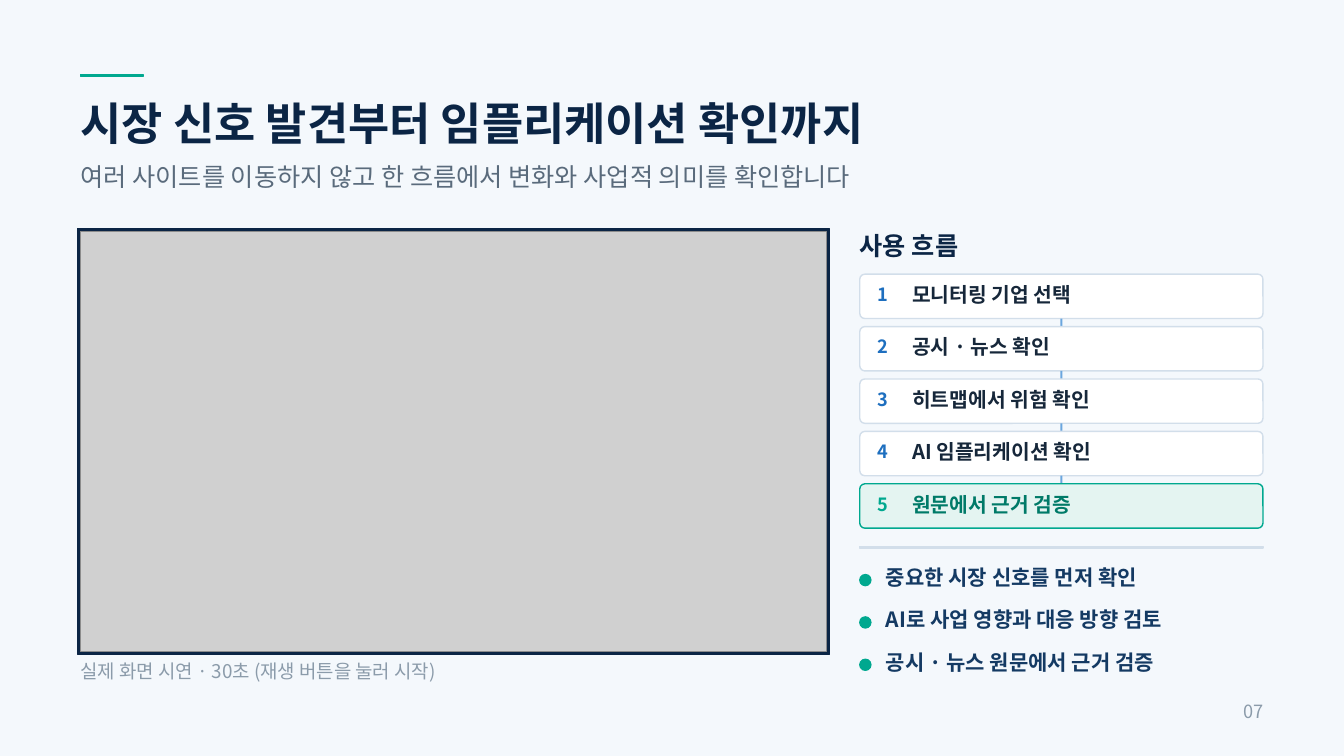
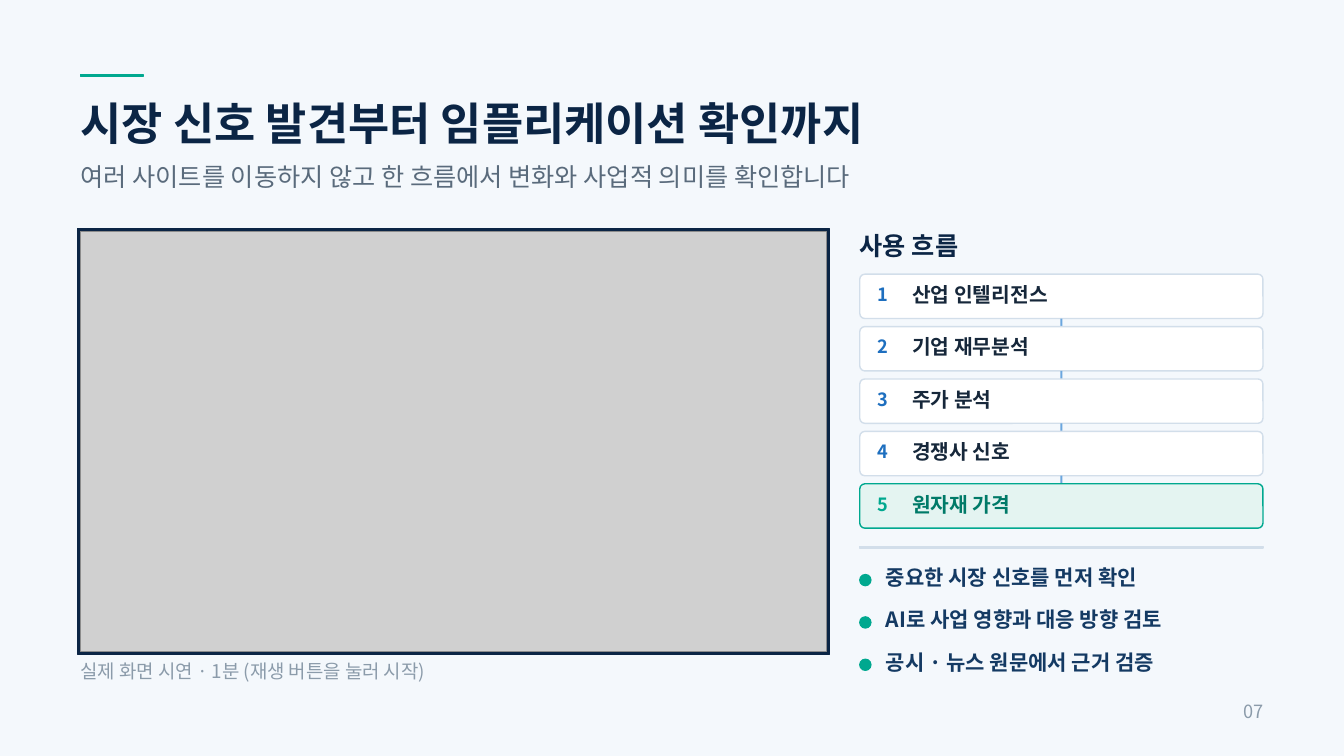
Before and after one commit to coldriverinvest-rgb/SAIMS, a slide deck: slide 7 of presentation-output/FUTURE_M_RADAR_7분발표.pptx. Drawn at 1344x756 pixels with LibreOffice and Linux fonts; fonts in the diff are those of the drawing; grey boxes stand for pictures. Boxes give left, top, right and bottom in pixels: in the first picture for what was removed or moved away, otherwise in the second. Text is boxed around its words. In the diff, an @@ line names an element or a change of style, - is before the commit and + after.

```diff
--- a/presentation-output/FUTURE_M_RADAR_7분발표.pptx
+++ b/presentation-output/FUTURE_M_RADAR_7분발표.pptx
@@ text at [912,285,1048,304]: text changed @@
-모니터링 기업 선택
+산업 인텔리전스
@@ text at [912,337,1029,356]: text changed @@
-공시 · 뉴스 확인
+기업 재무분석
@@ text at [912,390,991,409]: text changed @@
-히트맵에서 위험 확인
+주가 분석
@@ text at [912,442,1010,461]: text changed @@
-AI 임플리케이션 확인
+경쟁사 신호
@@ text at [912,495,1010,514]: text changed @@
-원문에서 근거 검증
+원자재 가격
@@ text at [81,662,425,682]: text changed @@
-실제 화면 시연 · 30초 (재생 버튼을 눌러 시작)
+실제 화면 시연 · 1분 (재생 버튼을 눌러 시작)
```
Also in this commit, not shown: 1 other file.
